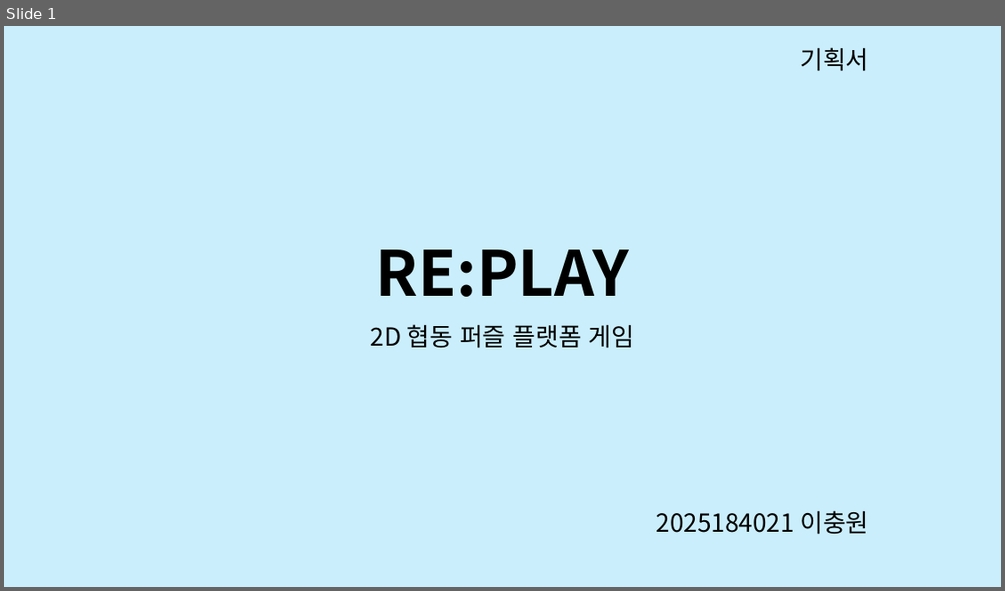
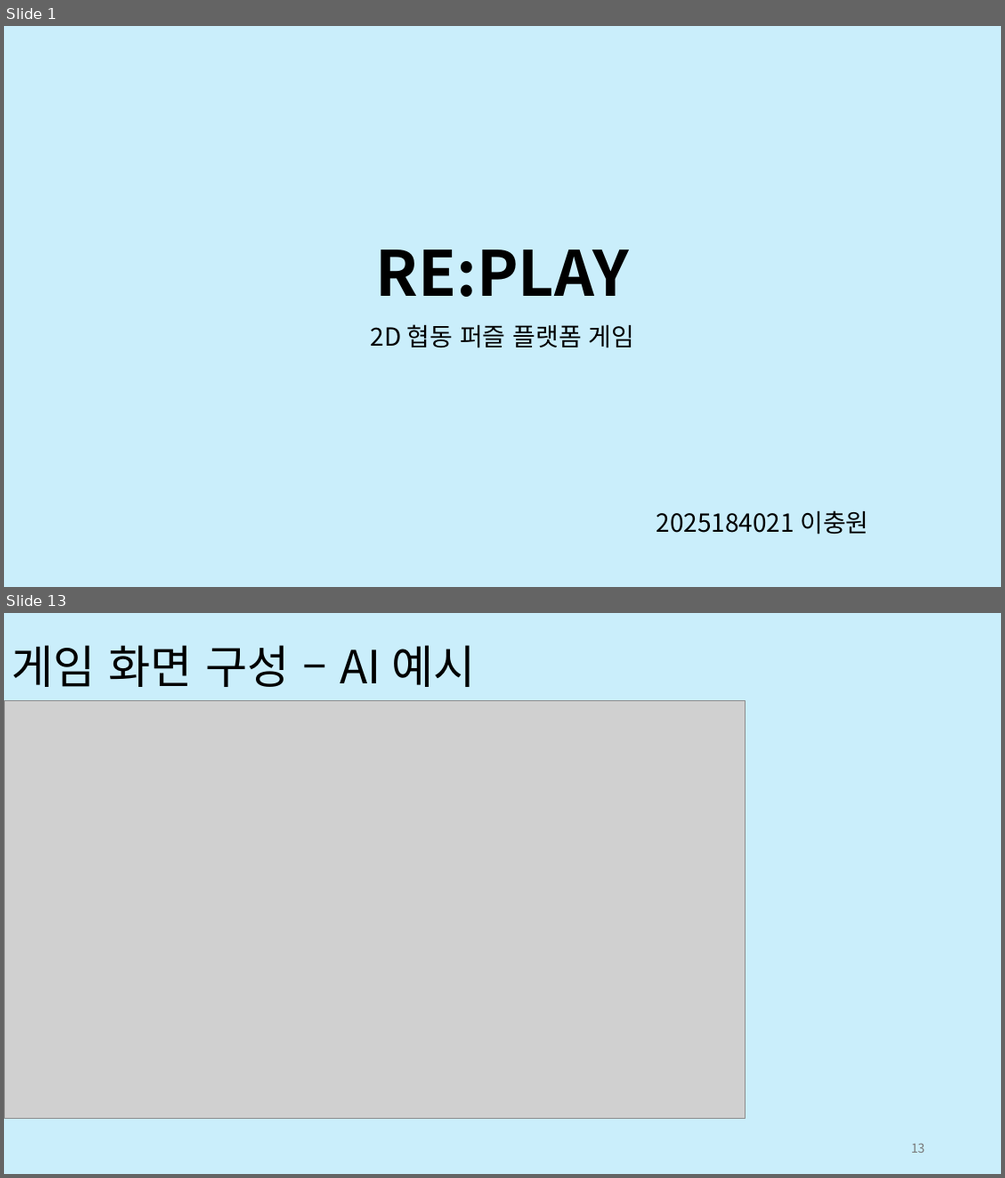
Before and after one commit to aufaks/2DGP_project_26, a slide deck: PR1/기획서.pptx. Shown one above the other, each under a label of ours: slide 1 before the commit, slides 1 and 13 after it; the slides between them are not shown. The pictures are 1005x591 and 1005x1178 pixels, drawn with LibreOffice and Linux fonts; fonts in the diff are those of the drawing; grey boxes stand for pictures. Boxes give left, top, right and bottom in pixels: in the first picture for what was removed or moved away, otherwise in the second. Text is boxed around its words. In the diff, an @@ line names an element or a change of style, - is before the commit and + after.

Commit message:
기획서 작성

```diff
--- a/PR1/기획서.pptx
+++ b/PR1/기획서.pptx
@@ slide 13 added at (x1=4, y1=613, x2=1001, y2=1174), background #CAEEFB @@
@@ title added at (x1=11, y1=645, x2=475, y2=687), 44 pt, text #000000 @@
+게임 화면 구성 – AI 예시
@@ picture added at (x1=4, y1=701, x2=745, y2=1119) @@
@@ page number added at (x1=911, y1=1143, x2=925, y2=1152), 12 pt, text #797979 @@
+13
@@ slide 1 changed as well @@
@@ text removed at (x1=800, y1=47, x2=868, y2=71) @@
-기획서
```
Also in this commit, not shown: 12 other slides added, 2 slides removed, 1 other file.
